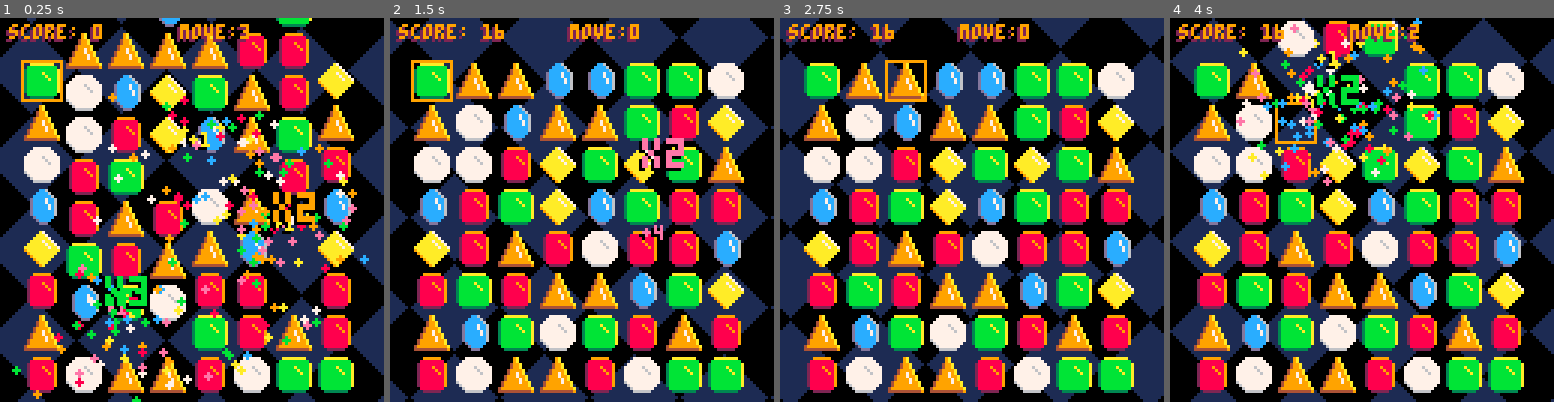
Above: before the commit, frames 1-4 (left to right).
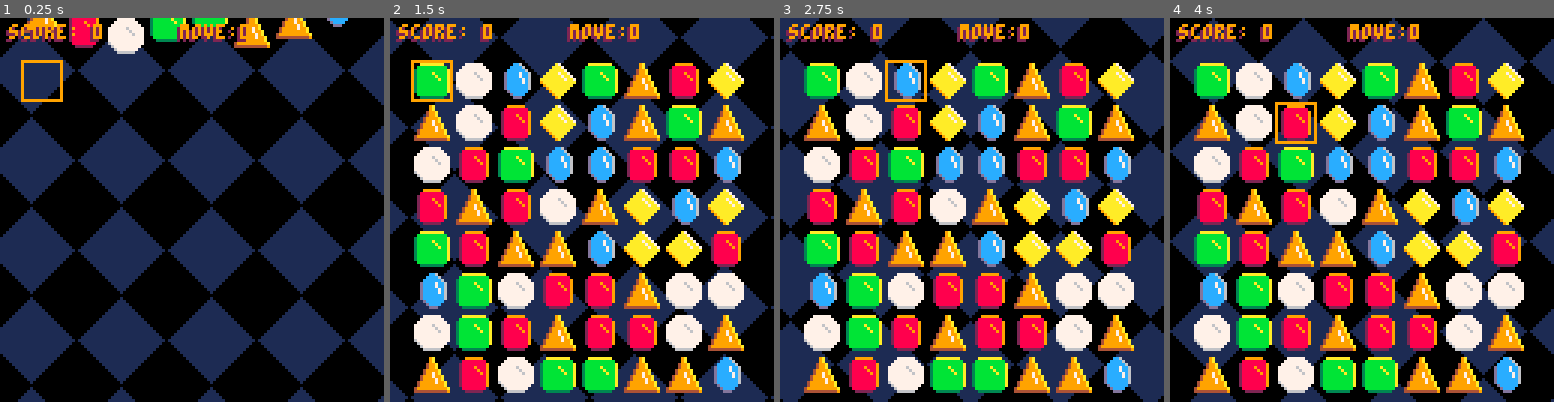
Above: after the commit, the same moments.

Repository: LuosRestil/pico8
Game: PICO-8 cartridge match3/match3.p8
Two runs of this game, one before a commit and one after it. Both use one fixed random seed, a clock stepped at 60 frames per second and the inputs below.
Inputs:
- Up to frame 1 (0.25 s): no input
- Up to frame 2 (1.5 s): tap X (X key) at 0.33, 1.07 s; tap O (Z key) at 0.7 s
- Up to frame 3 (2.75 s): hold Right 1.6-2.1 s; tap O (Z key) at 1.7, 2.1, 2.5 s; tap X (X key) at 1.85 s; hold Up 2.15-2.42 s; hold Right from 2.47 s (still down)
- Up to frame 4 (4 s): tap O (Z key) at 2.9, 3.3, 3.7 s; tap X (X key) at 2.97 s; release Right at 3.03 s; hold Left 3.08-3.58 s; hold Down 3.63-3.97 s

The runs differ from the first frame. In frame 1, 44% of the frame differs, in the area x 3-97%, y 0-100%; in frame 2, 41%; in frame 3, 41%; in frame 4, 44%, in the area x 6-93%, y 0-98%.

Commit message:
match3, always start with no matches on board

Diff:
--- a/match3/match3.p8
+++ b/match3/match3.p8
@@ -1,6 +1,7 @@
 pico-8 cartridge // http://www.pico-8.com
 version 43
 __lua__
+--main
 w,h=8,8
 jsize=14 -- j="jewel"
 padx=jsize/2
@@ -109,11 +110,20 @@
 function init_jgrid()
 	local grid={}
 	for r=1,h do
-		local row={}
+		add(grid,{})
 		for c=1,w do
-			add(row,new_jewel())
-		end
-		add(grid,row)
+			local gen=true
+			while gen do
+				gen=false
+				local nj=new_jewel()
+				nj.offset={0,-128+rnd()*10}
+				nj.fall=true
+				grid[#grid][c]=nj
+				if has_matches(grid) then
+					gen=true
+				end
+			end
+		end
 	end
 	jgrid=grid
 end
@@ -355,19 +365,29 @@
 	return grp
 end
 
-function has_matches()
-	for r=1,h do
+function has_matches(grid)
+	if grid==nil then
+		grid=jgrid
+	end
+	for r=1,#grid do
 		local last=nil
 		local ct=0
 		for c=1,w do
-			local j=jgrid[r][c]
-			if j.sprite==last then
+			local j=grid[r][c]
+			if
+				j~=nil and
+				j.sprite==last
+			then
 				ct+=1
 			else
 				if ct>2 then
 					return true
 				end
-				last=j.sprite
+				last=nil
+				if j~=nil then
+					last=j.sprite
+				end
+
 				ct=1
 			end
 		end
@@ -378,15 +398,20 @@
 	for c=1,w do
 		local last=nil
 		local ct=0
-		for r=1,h do
-			local j=jgrid[r][c]
-			if j.sprite==last then
+		for r=1,#grid do
+			local j=grid[r][c]
+			if
+				j~=nil and
+				j.sprite==last
+			then
 				ct+=1
 			else
 				if ct>2 then
 					return true
 				end
-				last=j.sprite
+				if j~=nil then
+					last=j.sprite
+				end
 				ct=1
 			end
 		end
@@ -481,24 +506,7 @@
 	return false
 end
 -->8
---todo
---[[
-
-+ timer
-+ message for new high mvscore
-+ handle score overflow
-+ title screen
-+ reset board on no moves
-	- make all possible swaps,
-	  calling has_matches after
-	  each. if false for all,
-	  reset board
-+ bonus stuff
- - how do we make this
-   actually fun?
-
-]]
--->8
+--meta
 jmeta={
  prnt=function(self)
  	printh("spr: "..self.sprite..", offset: {"..self.offset[1]..", "..self.offset[2]..", fall:  "..self.fall..", swap: "..self.swap..", dy: "..self.dy..", destroy: "..self.destroy)
@@ -586,8 +594,25 @@
 	setmetatable(txt,txtmeta)
 	return txt
 end
-
-
+-->8
+--todo
+--[[
+
++ timer
++ message for new high mvscore
++ handle score overflow?
++ title screen
++ reset board on no moves
+	- make all possible swaps,
+	  calling has_matches after
+	  each. if false for all,
+	  reset board
++ start board with no moves
++ end screen w/ replay
++ bonus stuff?
+ - how do we make this fun?
+
+]]
 __gfx__
 00000000000000000000000000000000000000000000000000000000000000000000000000000000000000000000000000000000000000000000000000000000
 00000000000000a70000000000009999990000000000777777000000000aaaaaaaa000000000009a00000000000000cc60000000000000000000000000000000
